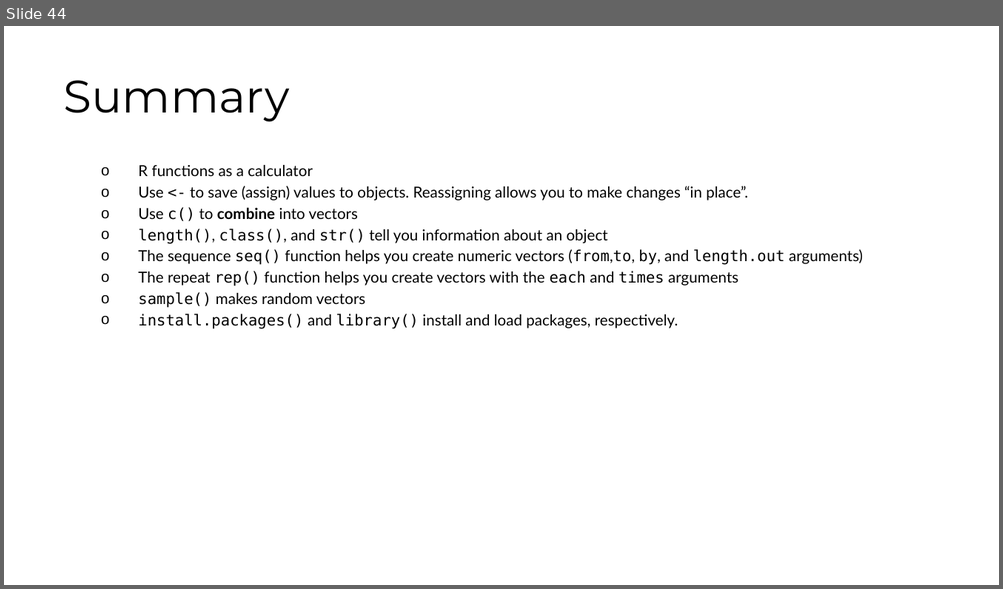
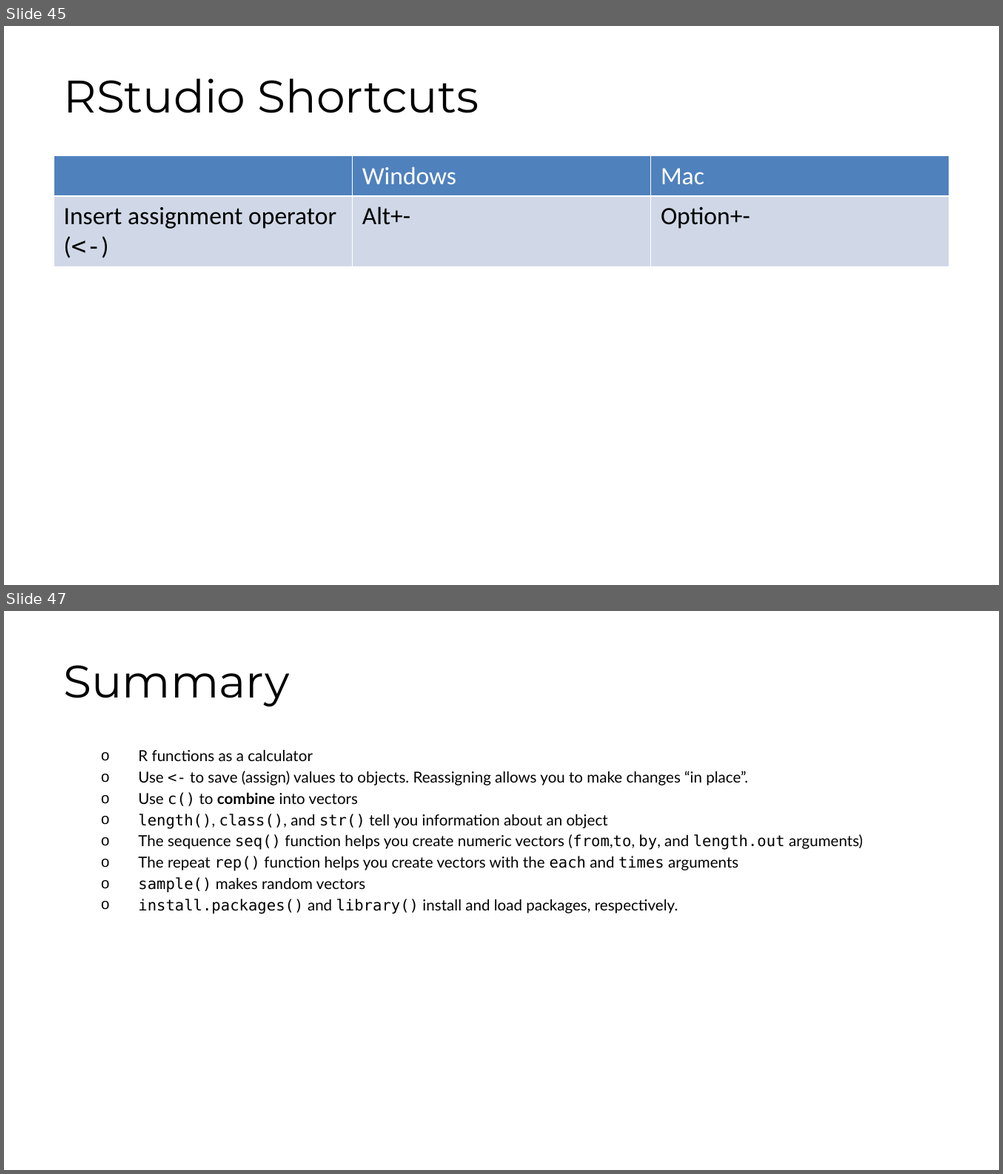
Before and after one commit to fhdsl/DaSEH, a slide deck: modules/Basic_R/Basic_R.pptx. Shown one above the other, each under a label of ours: slide 44 before the commit, slides 45 and 47 after it; the slides between them are not shown. The pictures are 1003x589 and 1003x1174 pixels, drawn with LibreOffice and Linux fonts; fonts in the diff are those of the drawing. Boxes give left, top, right and bottom in pixels: in the first picture for what was removed or moved away, otherwise in the second. Text is boxed around its words. In the diff, an @@ line names an element or a change of style, - is before the commit and + after.

```diff
--- a/modules/Basic_R/Basic_R.pptx
+++ b/modules/Basic_R/Basic_R.pptx
@@ slide 45 added at <box>4,26,999,585</box>, background #FFFFFF @@
@@ title added at <box>64,79,479,113</box>, 33 pt, text #000000 @@
+RStudio Shortcuts
@@ table added at <box>54,156,949,526</box>, 2 rows, 3 columns @@
+ | Windows | Mac
+Insert assignment operator (<-) | Alt+- | Option+-
@@ what was slide 44 is now slide 47 @@
```
Also in this commit, not shown: 1 slide changed, 2 other slides added, 3 other files.
